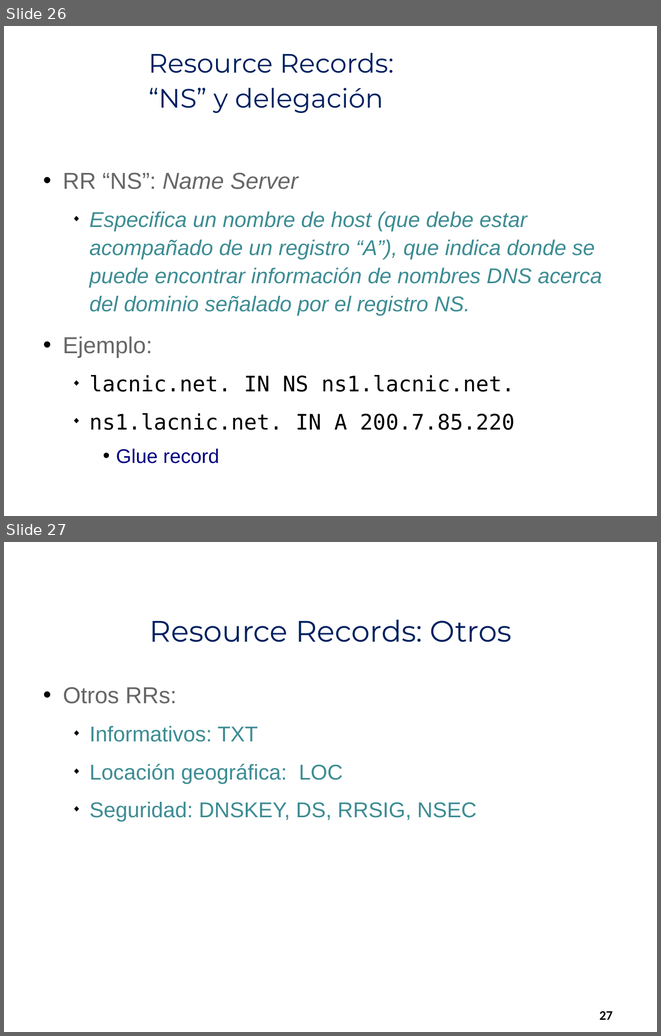
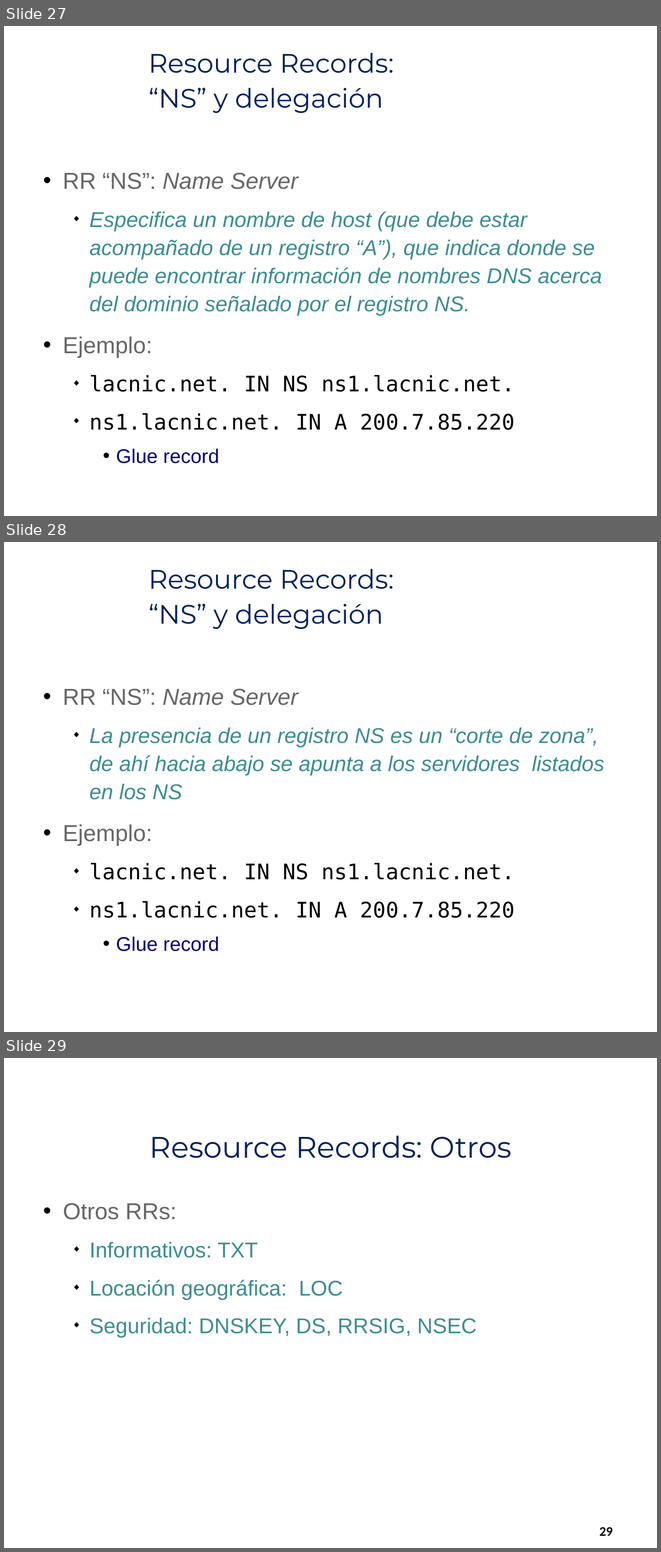
Before and after one commit to LACNIC/dns-handson-workshop, a slide deck: docs/dns-tutorial-lacnic-cap01-00.pptx. Shown one above the other, each under a label of ours: slides 26 and 27 before the commit, slides 27, 28 and 29 after it. The pictures are 661x1036 and 661x1552 pixels, drawn with LibreOffice and Linux fonts; fonts in the diff are those of the drawing; background and template pictures are left out. Boxes give left, top, right and bottom in pixels: in the first picture for what was removed or moved away, otherwise in the second. Text is boxed around its words. In the diff, an @@ line names an element or a change of style, - is before the commit and + after.

```diff
--- a/docs/dns-tutorial-lacnic-cap01-00.pptx
+++ b/docs/dns-tutorial-lacnic-cap01-00.pptx
@@ slide 28 added at (x1=4, y1=542, x2=657, y2=1032), background picture (left out) @@
@@ title added at (x1=149, y1=568, x2=394, y2=629), 32.4 pt, text #002060 @@
+Resource Records:
+“NS” y delegación
@@ text added at (x1=63, y1=688, x2=604, y2=951), 26 pt, text #3C8C93, italic @@
+• RR “NS”: Name Server
+  ◆ La presencia de un registro NS es un “corte de zona”, de ahí hacia abajo se apunta a los servidores listados en los NS
+• Ejemplo:
+  ◆ lacnic.net. IN NS ns1.lacnic.net.
+  ◆ ns1.lacnic.net. IN A 200.7.85.220
+    • Glue record
@@ what was slide 26 is now slide 27 @@
@@ what was slide 27 is now slide 29 @@
@@ page number at (x1=599, y1=1527, x2=612, y2=1536): text changed @@
-27
+29
```
Also in this commit, not shown: 3 slides changed, 1 other slide added.
